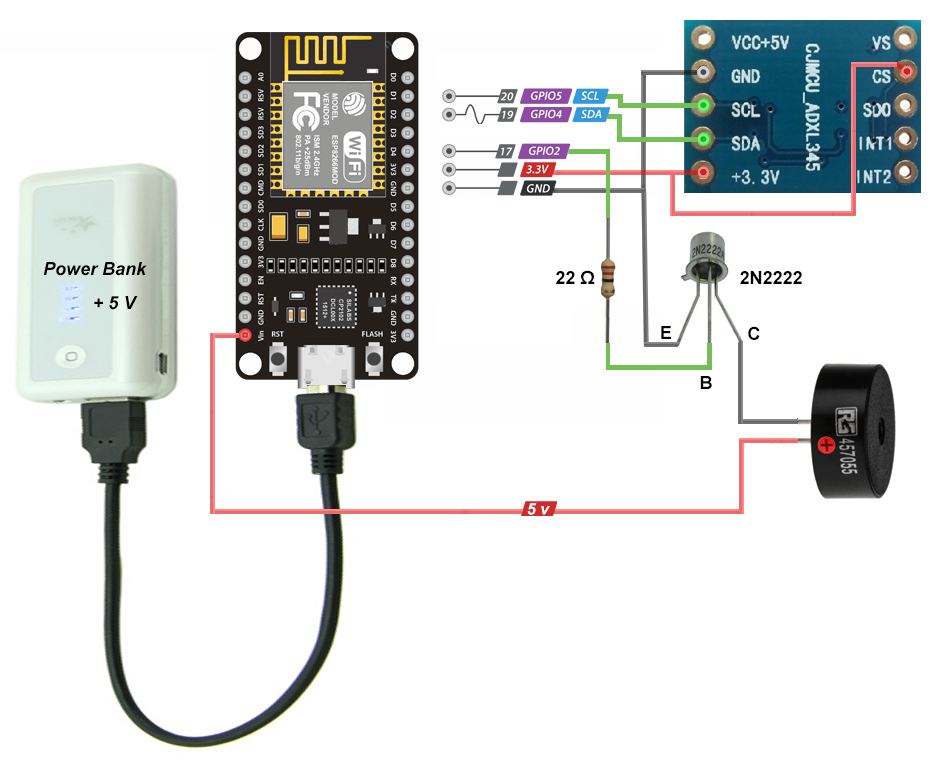
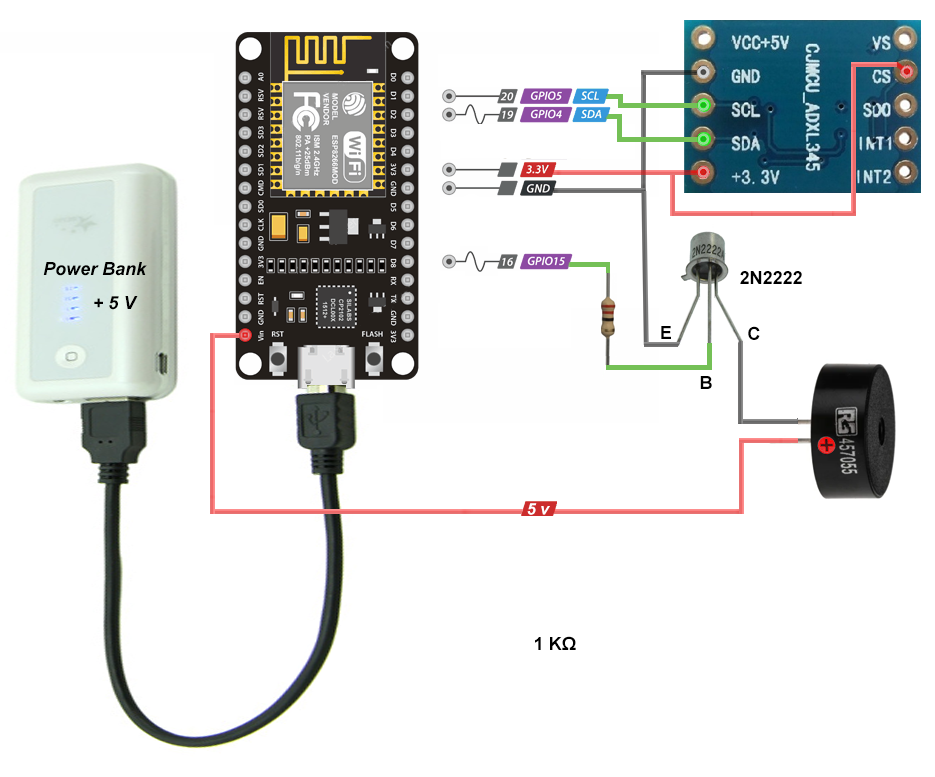
The second w=935, h=777 image is a revision of the first. Changes to its layers:
added layer "Capa 55" above "Capa 50" over [567, 262, 609, 268]
added layer "Capa 54" above "2n2222" over [442, 251, 575, 276]
renamed "22 Ω" to "1 KΩ", painted on it over [535, 270, 595, 650]
painted on "Capa 51" over [442, 143, 574, 160]
added layer "Capa 57" above "Capa 52" over [606, 188, 610, 193]
painted on "Capa 52" over [601, 218, 617, 365]
added layer "Capa 56" above "Capa 39" over [606, 170, 610, 175]
painted on "Capa 53" over [566, 149, 583, 154]
painted on "Capa 36" over [442, 143, 610, 262]
